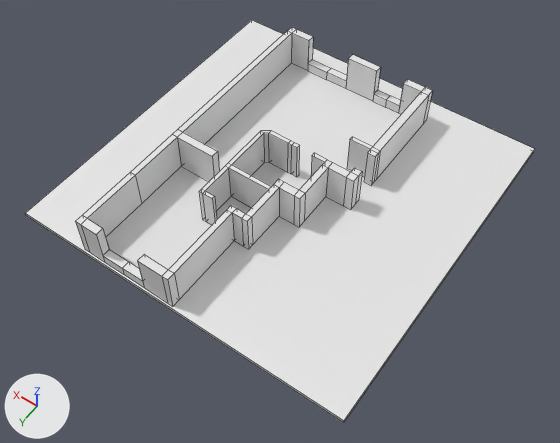
Before and after pictures for a commit that changed the Blender file home.blend.
Camera for both pictures: a 50 mm lens placed at (-13.7, 19.9, 27.8), pointed at (-0.8, 1.9, -0.7). The lights are fixed; the arrows at lower left show +X, +Y and +Z. Mesh edges are drawn as thin lines.
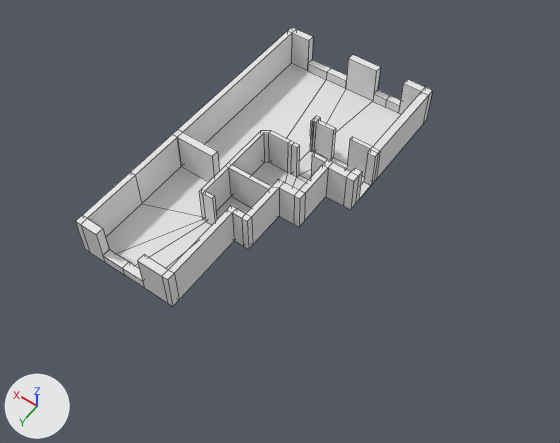
What changed in the scene script:
```text
Change me_cube_001:
    used by ob_cube; location = (0.0, 0.0, 0.0); rotation_euler = (4.712, 0.0, 0.0), in degrees (270, 0, 0)
    remove me_cube_001.from_pydata(...)  # 230 vertices, 225 faces; spans x -3.4..5.0, y -2.0..0.0, z -7.3..8.5
    add me_cube_001.from_pydata(...)  # 254 vertices, 274 faces; spans x -3.4..5.0, y -2.0..0.0, z -7.3..8.5
    me_cube_001 part 1
    7 vertices are removed from x -0.6..4.7, y -2.0..0.0, z -7.3..2.3
    22 faces are deleted
    25 vertices are added at x -3.4..0.3, y -2.0..0.0, z -2.6..-0.9
    6 new vertices lie (0.0, 2.0, 0.0) away from vertices in x -0.9..0.3, y -2.0, z -2.6..-2.2
    71 new faces join them
Change ob_cube_001:
    add ob_cube_001.hide_viewport = True
```

Changed parts and their boxes (x1, y1, x2, y2) in the pictures (560 x 443 px):
'Cube.001', hidden
    before: (26, 20, 534, 423)
part 1 of me_cube_001, built on
    before: (135, 64, 346, 217)
    after: (106, 63, 401, 269)
